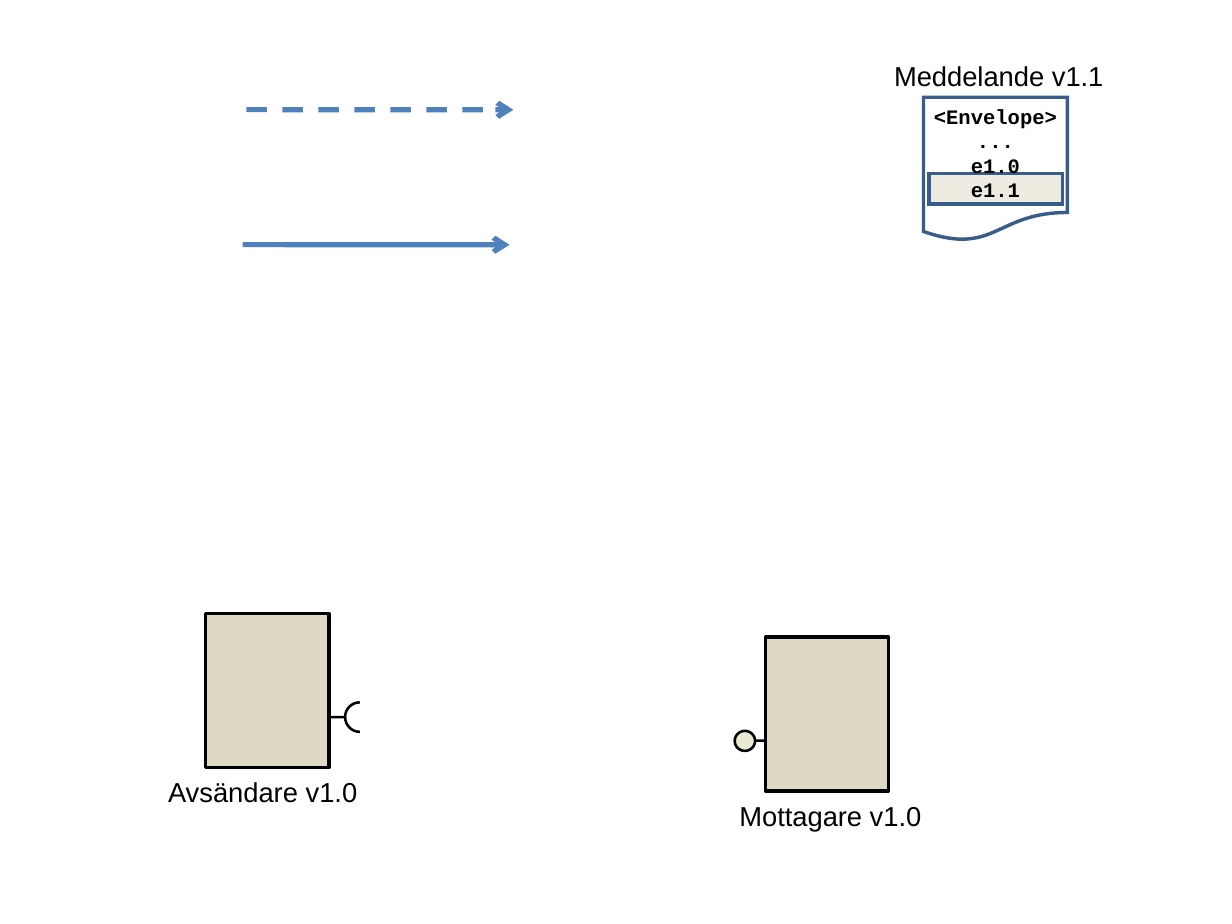
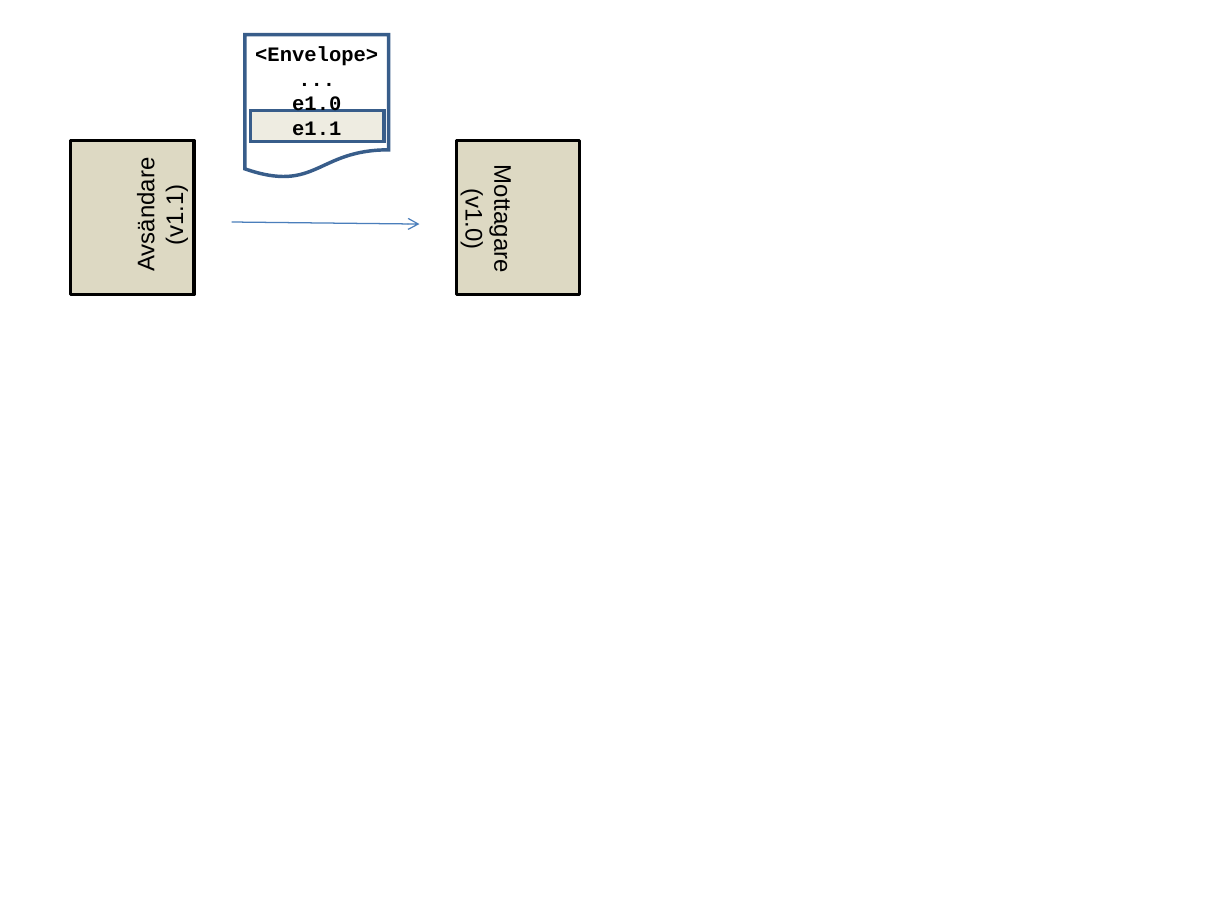
Before and after one commit to admstar/rivta, a slide deck: slide 13 of site/www/images/RIV-förvaltning, Illustrationer.ppt (slide 9 before the commit). Drawn at 1232x924 pixels with LibreOffice and Linux fonts; fonts in the diff are those of the drawing. Boxes give left, top, right and bottom in pixels: in the first picture for what was removed or moved away, otherwise in the second. Text is boxed around its words. In the diff, an @@ line names an element or a change of style, - is before the commit and + after.

```diff
--- a/site/www/images/RIV-förvaltning, Illustrationer.ppt
+++ b/site/www/images/RIV-förvaltning, Illustrationer.ppt
@@ text removed at <box>894,66,1104,87</box> @@
-Meddelande v1.1
@@ arrow removed from (246, 110) to (514, 110) @@
@@ 1 text, 1 flow chart document, 1 rectangle: place and size @@
-1 text, 1 flow chart document, 1 rectangle at <box>924,97,1068,241</box>
+1 text, 1 flow chart document, 1 rectangle at <box>245,34,389,179</box>
@@ rectangle: place and size @@
-rectangle at <box>765,637,888,791</box>
+rectangle at <box>70,140,193,294</box>
@@ text "Avsändare" at <box>133,170,188,269</box>: rotation 0 to 270 degrees @@
@@ rectangle: place and size @@
-rectangle at <box>206,614,329,768</box>
+rectangle at <box>457,140,580,294</box>
@@ text at <box>133,170,188,269</box>: text changed; size 16 to 14 pt @@
-Avsändare v1.0
+Avsändare
+(v1.1)
@@ text "Mottagare" at <box>461,175,516,270</box>: rotation 0 to 90 degrees @@
@@ text at <box>461,175,516,270</box>: text changed; size 16 to 14 pt @@
-Mottagare v1.0
+Mottagare
+(v1.0)
@@ arrow moved from (243, 245) - (510, 245) to (232, 222) - (419, 224) @@
@@ arrow (232, 222) - (419, 224): stroke #4F81BD 3 pt to #4A7EBB 0.74 pt @@
@@ line removed from (346, 717) to (308, 717) @@
@@ freeform shape removed at <box>345,702,360,717</box> @@
@@ freeform shape removed at <box>345,717,360,732</box> @@
@@ ellipse removed at <box>734,731,755,751</box> @@
@@ line removed from (800, 740) to (755, 740) @@
```
Also in this commit, not shown: 10 other slides changed, 2 slides added, 27 other files.
